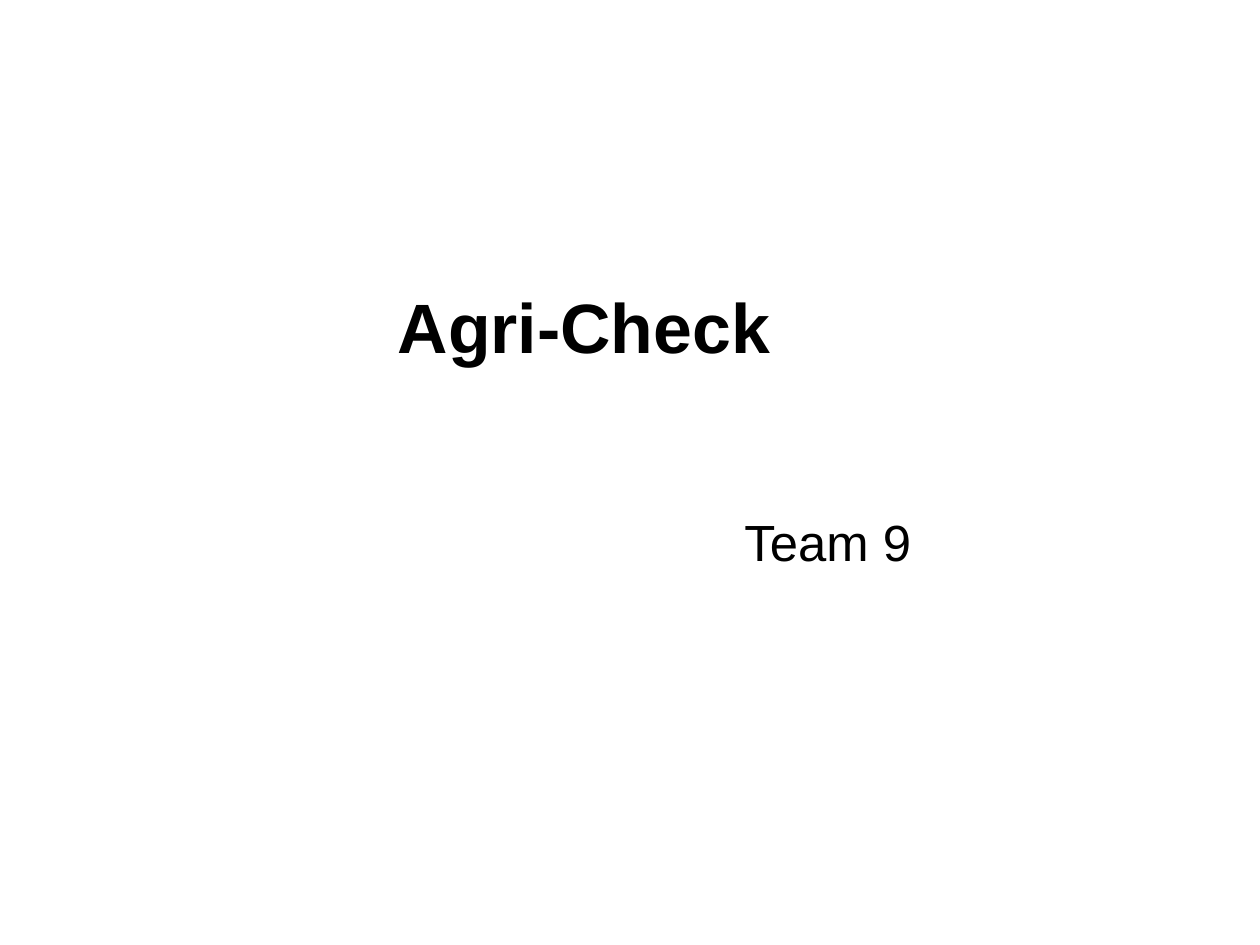
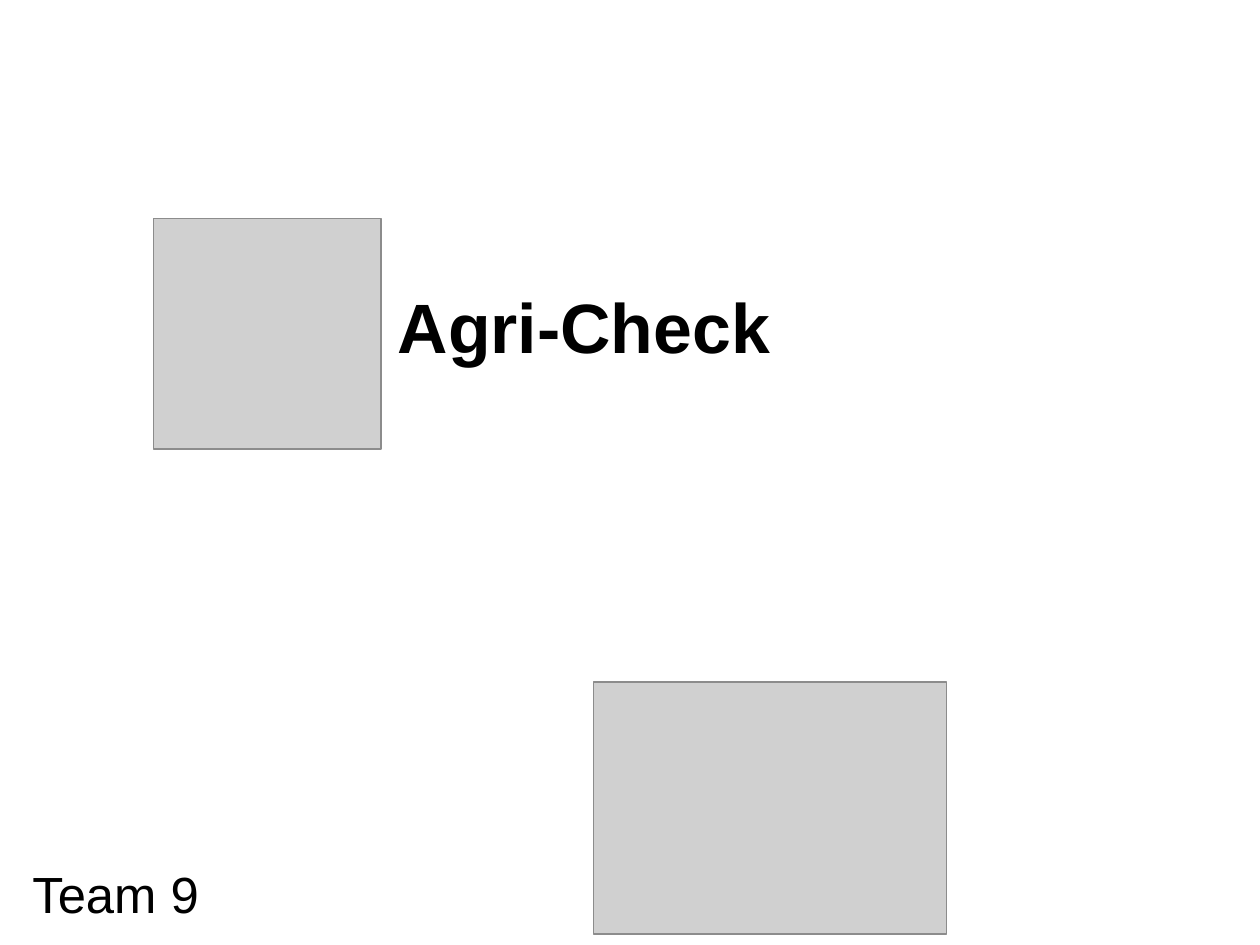
Before and after one commit to Whiteat/Hackathon2019, a slide deck: slide 1 of Presentation.ppt. Drawn at 1260x945 pixels with LibreOffice and Linux fonts; fonts in the diff are those of the drawing; grey boxes stand for pictures; background and template pictures are left out. Boxes give left, top, right and bottom in pixels: in the first picture for what was removed or moved away, otherwise in the second. Text is boxed around its words. In the diff, an @@ line names an element or a change of style, - is before the commit and + after.

```diff
--- a/Presentation.ppt
+++ b/Presentation.ppt
@@ picture added at (154,218,382,449) @@
@@ picture added at (595,683,947,935) @@
@@ subtitle "Team 9": place and size @@
-subtitle "Team 9" at (744,525,911,562)
+subtitle "Team 9" at (32,877,199,914)
```
Also in this commit, not shown: 4 other slides changed, 3 slides added, 3 slides removed.
